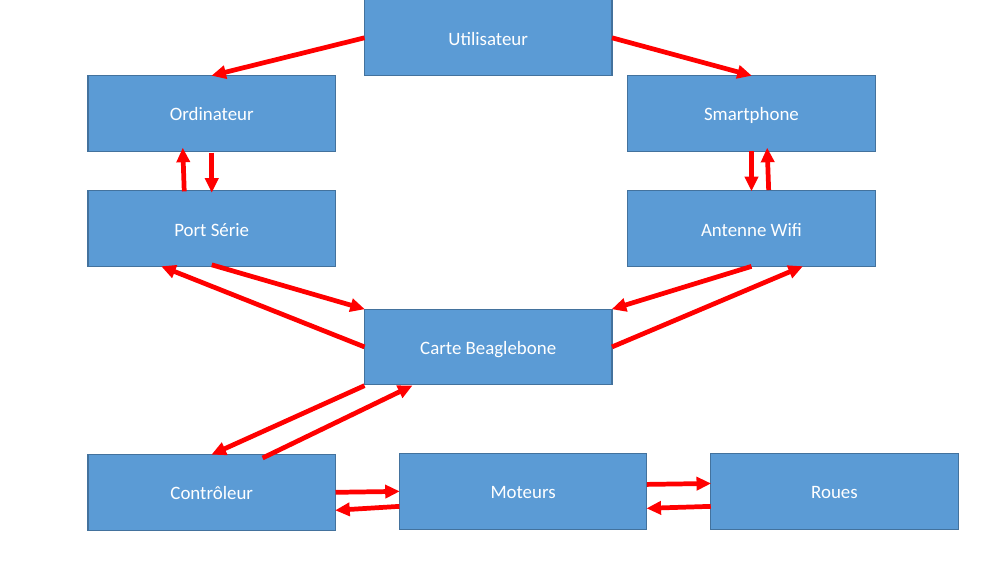
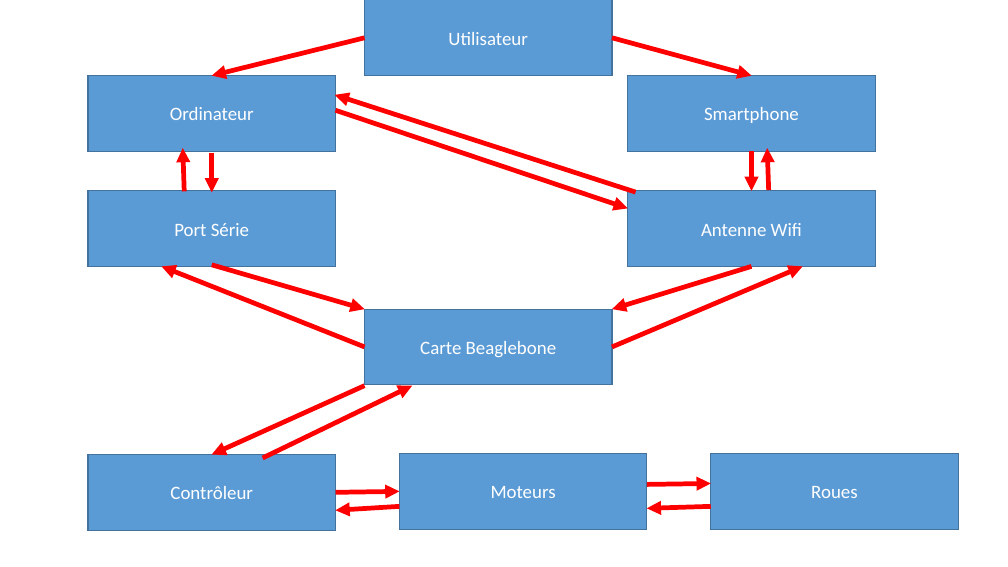
Before and after one commit to Noctisae/R2D2-in-the-sky, a slide deck: slide 1 of Gestion de projet & rapport projet Robot R2D2/Synoptique fonctionnel.pptx. Drawn at 1008x567 pixels with LibreOffice and Linux fonts; fonts in the diff are those of the drawing. Boxes give left, top, right and bottom in pixels: in the first picture for what was removed or moved away, otherwise in the second. Text is boxed around its words. In the diff, an @@ line names an element or a change of style, - is before the commit and + after.

```diff
--- a/Gestion de projet & rapport projet Robot R2D2/Synoptique fonctionnel.pptx
+++ b/Gestion de projet & rapport projet Robot R2D2/Synoptique fonctionnel.pptx
@@ arrow added from (636, 192) to (335, 95), #FF0000 4.5 pt @@
@@ arrow added from (336, 110) to (628, 209), #FF0000 4.5 pt @@
```
Also in this commit, not shown: 4 other files.
